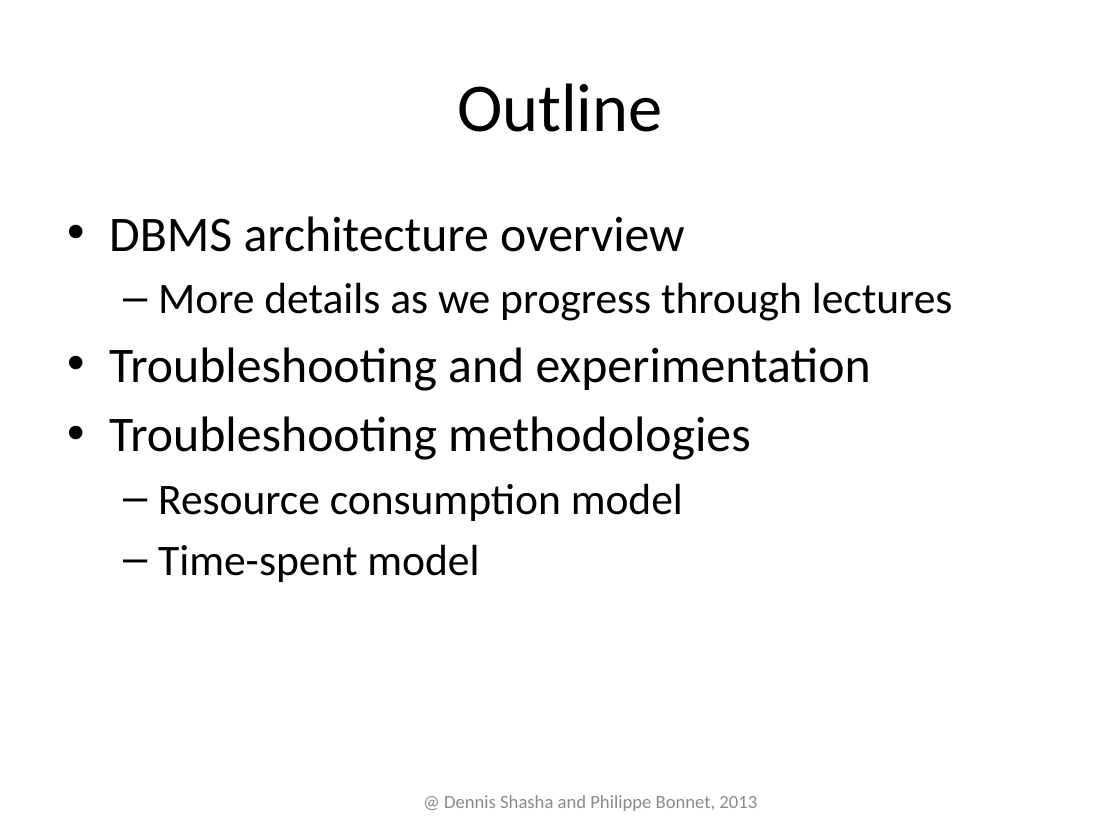
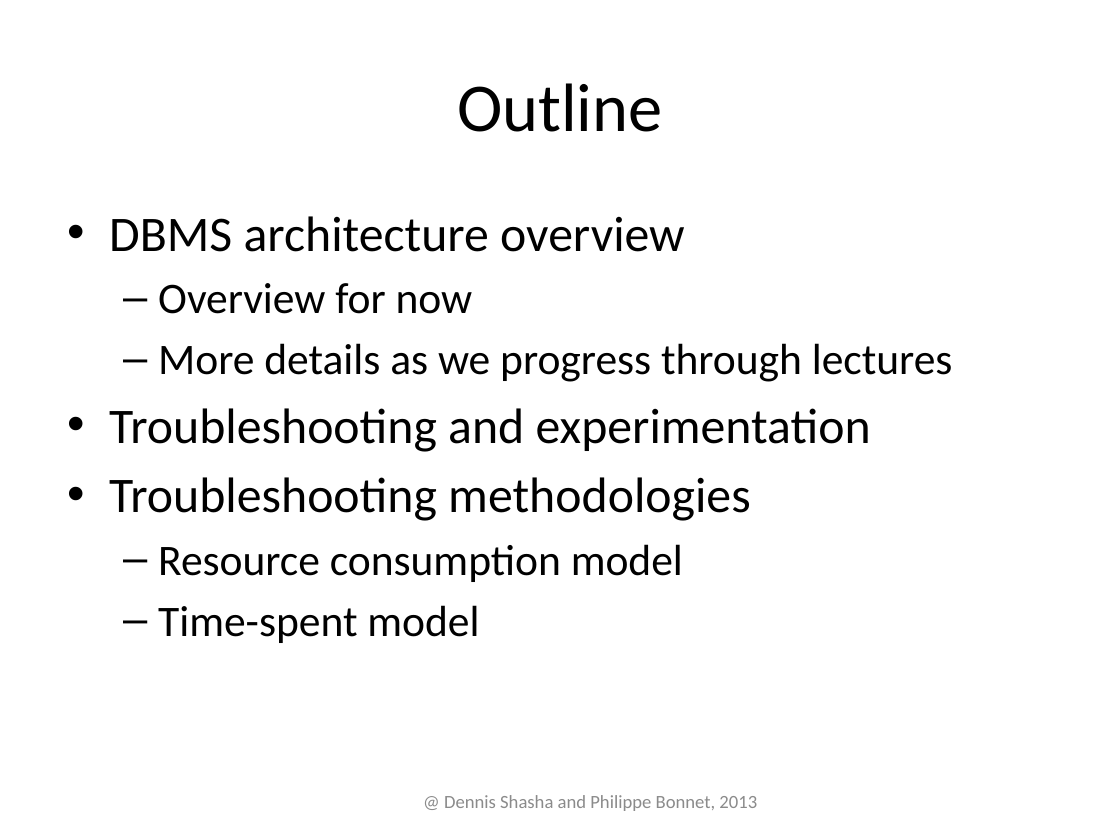
Before and after one commit to phbonnet/tuning, a slide deck: slide 2 of Slides/Troubleshooting.pptx. Drawn at 1120x840 pixels with LibreOffice and Linux fonts; fonts in the diff are those of the drawing. Boxes give left, top, right and bottom in pixels: in the first picture for what was removed or moved away, otherwise in the second. Text is boxed around its words. In the diff, an @@ line names an element or a change of style, - is before the commit and + after.

```diff
--- a/Slides/Troubleshooting.pptx
+++ b/Slides/Troubleshooting.pptx
@@ text at (x1=158, y1=283, x2=473, y2=314): paragraph added @@
+  – Overview for now
```
Also in this commit, not shown: 8 other slides changed, 3 slides added, 1 slide removed, 1 other file.
